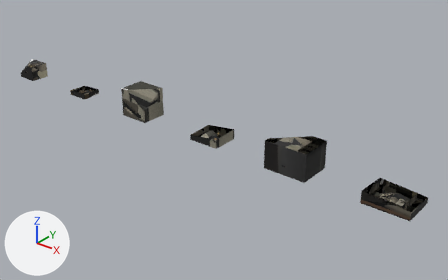
The glTF model src/assets/battle/city/classical-americas-houses-damage.glb, before and after one commit.
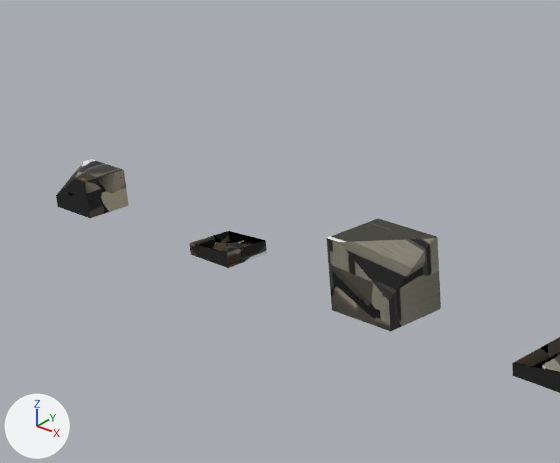
The first picture shows the older version from a 50 mm lens placed at (20.09, -13.29, 8.35), pointed at (8.98, 0.61, -0.26). The close-ups show the older and then the newer version on the part from 0% to 46% of the width and 0% to 61% of the height of that picture. Only the edits that show in the close-ups are written down. The lights are fixed; the arrows at lower left show +X, +Y and +Z. Where no turn or scale is listed for an object, it has been applied to the vertices. Vertices at exactly the same position are counted once.
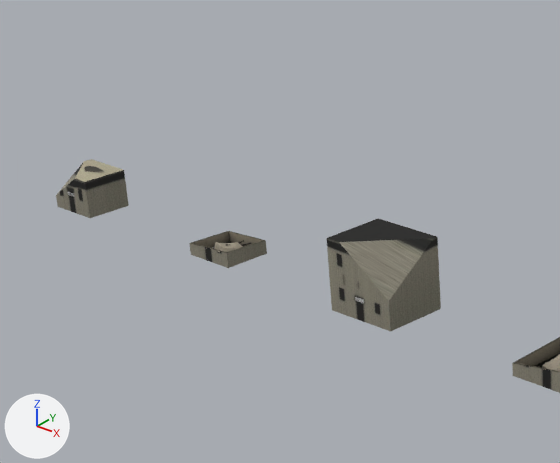
Changed parts and their boxes [x1, y1, x2, y2] in the close-ups (560 x 463 px):
'Mesh_3', surface changed
    both: [327, 218, 439, 331]
'Mesh_10', surface changed
    both: [56, 159, 129, 218]
'Mesh_13', surface changed (black to grey)
    both: [190, 231, 267, 268]
'Mesh_6', surface changed (black to grey)
    both: [512, 337, 560, 393]
'Mesh_4', surface changed
    both: [514, 338, 560, 372]
'Mesh_11', surface changed, reshaped (lighter)
    both: [191, 231, 264, 253]
part 4 of me_mesh_11, added (brown)
    after: [193, 232, 264, 252]
part 5 of me_mesh_11, surface changed (lighter)
    both: [191, 231, 262, 253]

Diff of the bpy script that builds the scene:
```diff
--- a/src/assets/battle/city/classical-americas-houses-damage.glb.py
+++ b/src/assets/battle/city/classical-americas-houses-damage.glb.py
@@ mat_town @@
 n3 = _N.new('ShaderNodeMapping'); n3.name = 'Mapping'
-n3.inputs[1].default_value = (0.0008, -13.97, 0.0)  # 'Location'
-n3.inputs[3].default_value = (15.98, 14.96, 1.0)  # 'Scale'
+n3.inputs[1].default_value = (0.0008, -14.02, 0.0)  # 'Location'
+n3.inputs[3].default_value = (15.97, 15.02, 1.0)  # 'Scale'
 n4 = _N.new('ShaderNodeUVMap'); n4.name = 'UV Map'
@@ me_mesh_3 @@
 me_mesh_3.from_pydata(...)  # 38 vertices, 62 faces; spans x 0.155..1.185, y -0.973..-0.095, z 0.0..0.966
 # used by ob_mesh_3; location = (5.33, 0.53, 0.0)
+# me_mesh_3 part 1: texture (UV) coordinates of 62 of 62 faces, centred in x 0.155..1.185, y -0.973..-0.095, z 0.0..0.966, changed; they spanned u 0.0..0.06, v 0.94..1.0 and now span u 0.0..0.06, v 0.94..1.0
 me_mesh_3.materials.append(mat_town)
@@ me_mesh_6 @@
 me_mesh_6.from_pydata(...)  # 24 vertices, 36 faces; spans x 0.155..1.185, y -0.973..-0.095, z 0.0..0.332
 # used by ob_mesh_6; location = (8.33, 0.53, 0.0)
+# me_mesh_6 part 2: texture (UV) coordinates of 36 of 36 faces, centred in x 0.155..1.185, y -0.973..-0.095, z 0.0..0.213, changed; they spanned u 0.03..0.05, v 0.96..0.99 and now span u 0.01..0.05, v 0.96..0.97
 me_mesh_6.materials.append(mat_town)
@@ me_mesh_10 @@
 me_mesh_10.from_pydata(...)  # 38 vertices, 62 faces; spans x 0.285..1.055, y -0.867..-0.2, z 0.0..0.55
 # used by ob_mesh_10; location = (-0.67, 0.53, 0.0)
+# me_mesh_10 part 3: texture (UV) coordinates of 62 of 62 faces, centred in x 0.285..1.055, y -0.867..-0.2, z 0.0..0.55, changed; they spanned u 0.0..0.06, v 0.94..1.0 and now span u 0.01..0.06, v 0.94..1.0
 me_mesh_10.materials.append(mat_town)
@@ me_mesh_11 @@
 # used by ob_mesh_11; location = (2.33, 0.53, 0.0)
-me_mesh_11.from_pydata(...)  # 160 vertices, 232 faces; spans x 0.3..1.04, y -0.863..-0.21, z 0.0..0.216
+me_mesh_11.from_pydata(...)  # 238 vertices, 278 faces; spans x 0.3..1.04, y -0.87..-0.21, z 0.0..0.216
+# me_mesh_11 part 4: 78 vertices added at x 0.3..1.04, y -0.87..-0.21, z 0.004..0.216
+# me_mesh_11 part 5: 230 kept faces spanning x 0.3..1.04, y -0.863..-0.21, z 0.0..0.216 get new texture (UV) coordinates
 me_mesh_11.materials.append(mat_town)
@@ me_mesh_13 @@
 me_mesh_13.from_pydata(...)  # 24 vertices, 36 faces; spans x 0.285..1.055, y -0.867..-0.2, z 0.0..0.217
 # used by ob_mesh_13; location = (2.33, 0.53, 0.0)
+# me_mesh_13 part 6: texture (UV) coordinates of 36 of 36 faces, centred in x 0.285..1.055, y -0.867..-0.2, z 0.0..0.138, changed; they spanned u 0.02..0.05, v 0.98..1.0 and now span u 0.0..0.06, v 0.95..0.99
 me_mesh_13.materials.append(mat_town)
```
